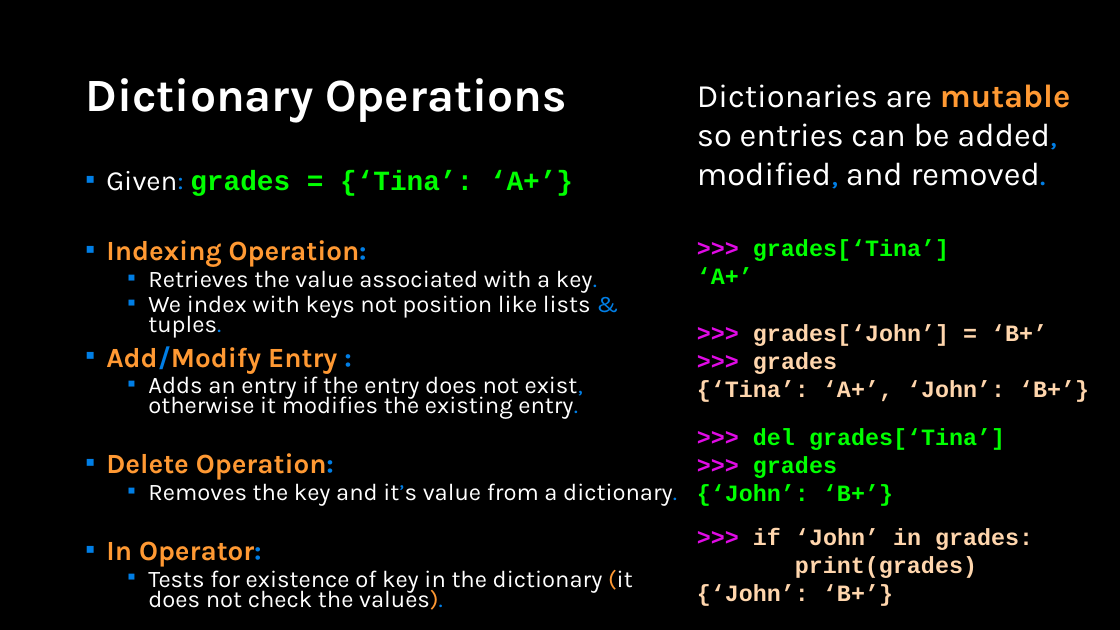
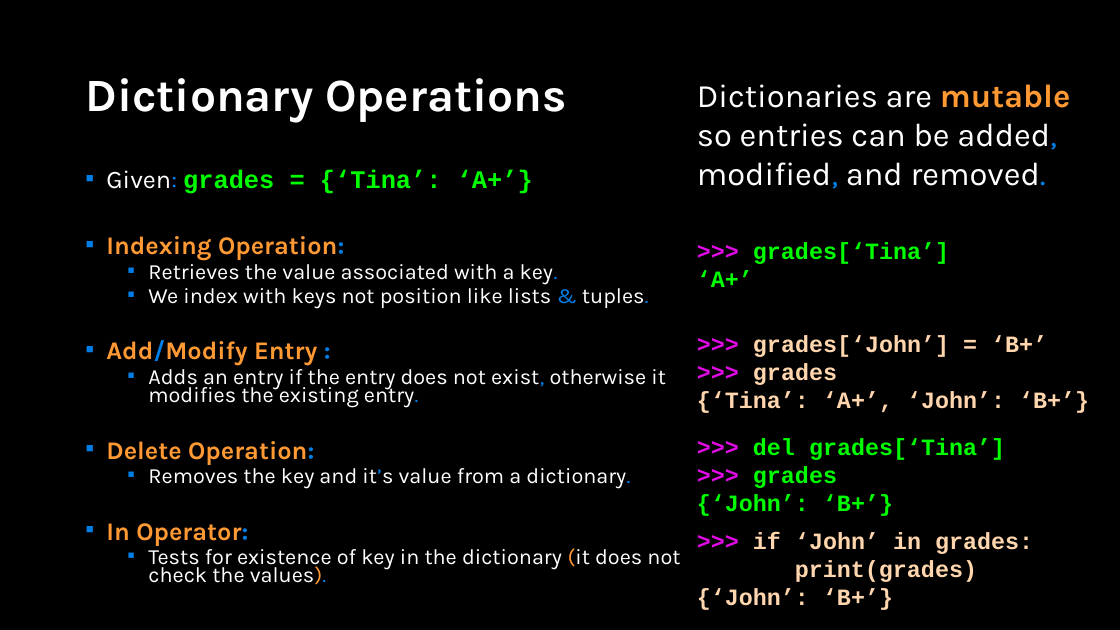
Before and after one commit to APS106/APS106-winter-2023-kinsella-goodfellow, a slide deck: slide 7 of lectures/week8/lecture2/slides/week8_lecture2.pptx. Drawn at 1120x630 pixels with LibreOffice and Linux fonts; fonts in the diff are those of the drawing; background and template pictures are left out. Boxes give left, top, right and bottom in pixels: in the first picture for what was removed or moved away, otherwise in the second. Text is boxed around its words. In the diff, an @@ line names an element or a change of style, - is before the commit and + after.

```diff
--- a/lectures/week8/lecture2/slides/week8_lecture2.pptx
+++ b/lectures/week8/lecture2/slides/week8_lecture2.pptx
@@ text "Given: grades = {‘Tina’: ‘A+’}" at box(106, 170, 680, 585): size 23.8 to 21.7 pt in "Given: grades = {‘Tina’: ‘A+’}", "Indexing Operation:", "Add/Modify Entry :", "Delete Operation:" and 1 more places; size 20.4 to 18.6 pt in "Retrieves the value associated with a key.", "We index with keys not position like ...", "Adds an entry if the entry does ...", "Removes the key and it’s value from ..." and 1 more places @@
@@ text ">>> grades[‘John’] = ‘B+’": place and size @@
-text ">>> grades[‘John’] = ‘B+’" at box(697, 324, 1089, 402)
+text ">>> grades[‘John’] = ‘B+’" at box(697, 335, 1089, 413)
@@ text ">>> del grades[‘Tina’]": place and size @@
-text ">>> del grades[‘Tina’]" at box(697, 428, 1005, 506)
+text ">>> del grades[‘Tina’]" at box(697, 439, 1005, 516)
@@ text ">>> if ‘John’ in grades: ...": place and size @@
-text ">>> if ‘John’ in grades: ..." at box(697, 528, 1033, 606)
+text ">>> if ‘John’ in grades: ..." at box(697, 533, 1033, 610)
```
Also in this commit, not shown: 2 other slides changed, 1 slide added, 6 other files.
